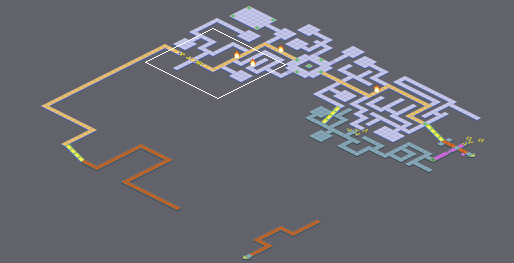
One commit to this Tiled map: areas/Industrial_hub.tmx. Above, an overview of the earlier version with the close-up marked.
Close-up. Before:
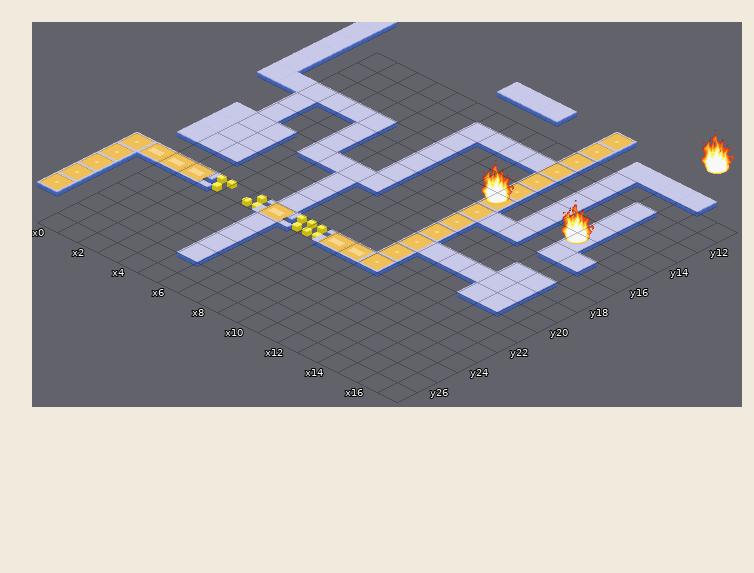
Cells are 64x32 px. Isometric: x runs down to the right, y down to the left. Shown: x 0..17, y 11..27. The commit also changed other parts of the map, which this record leaves out. Layer "Tile Layer 5" is drawn 0,-64 px off the grid.
The same view after the edit:
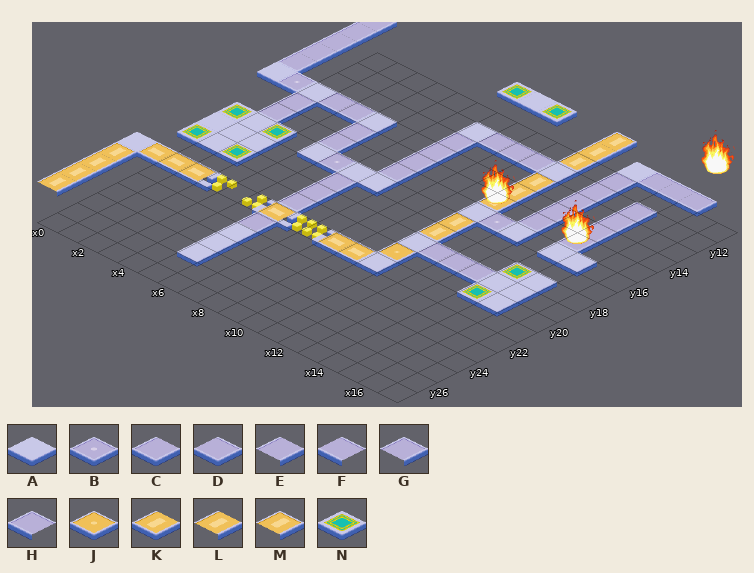
Key: from "Cyberworld Indus": A 0, B 4, C 5, D 5 flipped left-right, E 6, F 6 flipped left-right, G 7, H 7 flipped left-right, J 8, K 9, L 10, M 11, N 12.
_ is an empty cell.
Changes in this commit:
Layer "Tile Layer 5":
The author changed tile J to tile A in row 14 at x 12; in row 18 at x 12; in row 21 at x 12; in row 23 at x 0 and 12.
The author changed tile A to tile B in row 16 at x 1; in row 18 at x 13; in row 19 at x 6.
The author changed tile A to tile C in row 15 at x 0; in row 17 at x 14 and 16; in row 18 at x 2, 5 and 8; in row 22 at x 7.
The author changed tile A to tile D in row 12 at x 17; in row 14 at x 11; in row 16 at x 4; in row 21 at x 15.
The author changed tile A to tile E in rows 12 to 13 at x 0; in row 14 at x 0 and 14; in row 15 at x 14 and 16; in row 16 at x 8, 14 and 16; in row 17 at x 8; in row 21 at x 7.
The author changed tile A to tile F in row 12 at x 16; in row 14 at x 10; in row 21 at x 14.
The author changed tile A to tile G in row 11 at x 0; in row 13 at x 14; in row 14 at x 16; in row 15 at x 8; in row 17 at x 2 and 5; in row 20 at x 7.
The author changed tile A to tile G in row 24 at x 7.
The author changed tile A to tile H in row 12 at x 15; in row 14 at x 9; in row 16 at x 3; in row 21 at x 13.
The author changed tile J to tile K in row 13 at x 12; in row 17 at x 12; in row 20 at x 12.
The author changed tile J to tile L in row 12 at x 12; in row 16 at x 12; in rows 25 to 27 at x 0.
The author changed tile J to tile M in row 11 at x 12; in row 15 at x 12; in row 19 at x 12; in row 24 at x 0.
The author changed tile A to tile N in row 11 at x 7 and 9; in row 19 at x 1 and 3; in row 20 at x 16; in row 21 at x 1 and 3; in row 22 at x 16.
